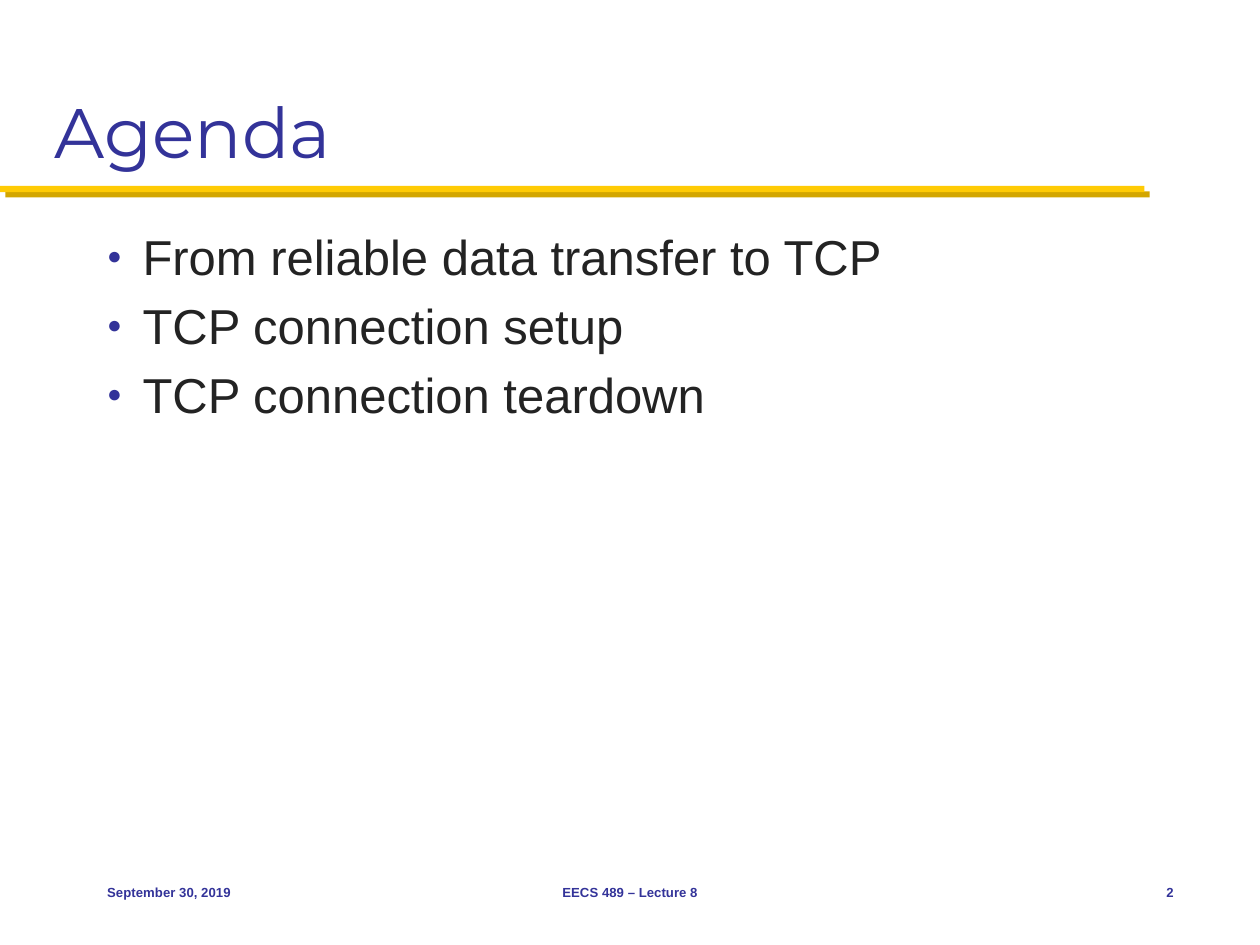
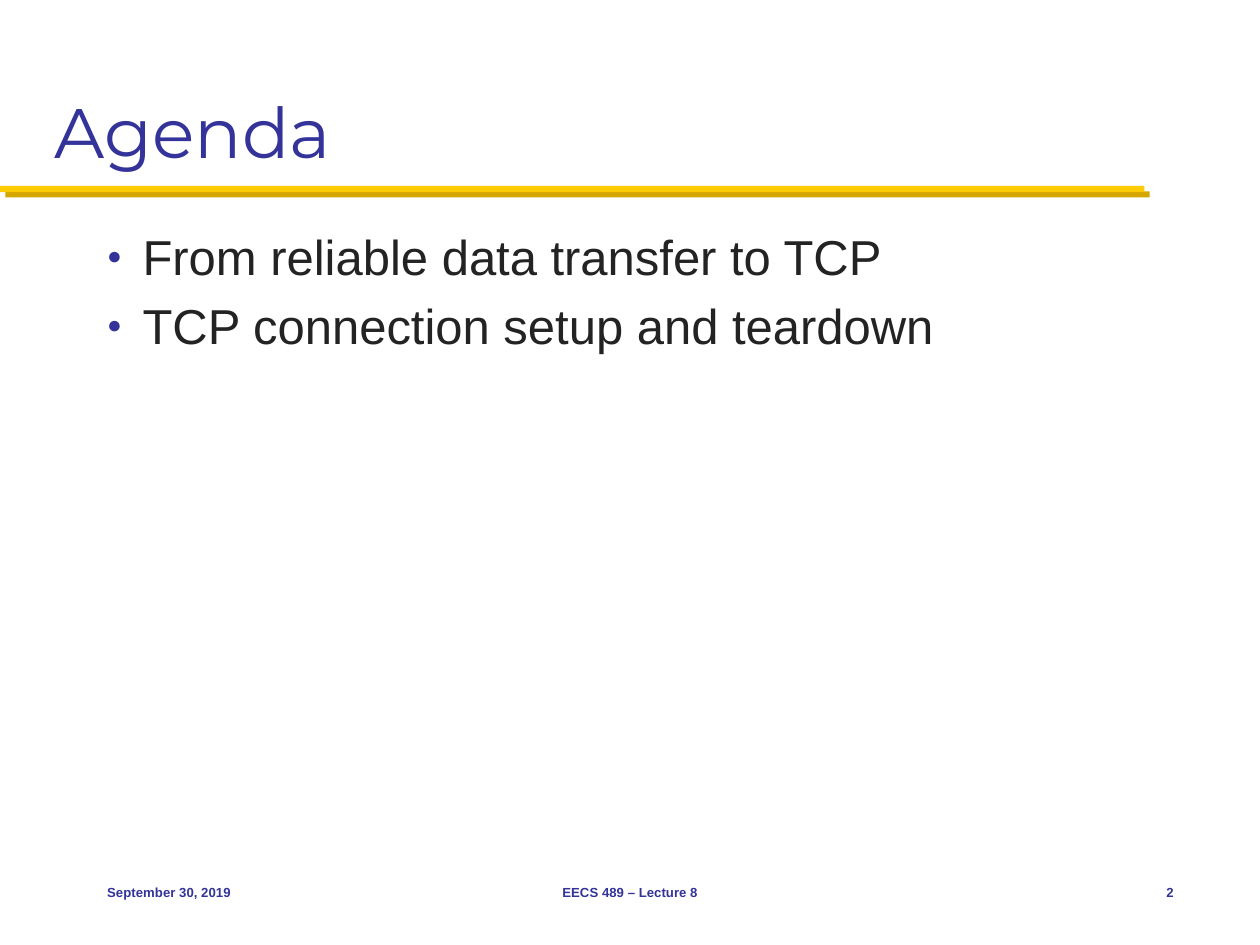
Before and after one commit to mosharaf/eecs489, a slide deck: slide 2 of Slides/093019.pptx. Drawn at 1260x945 pixels with LibreOffice and Linux fonts; fonts in the diff are those of the drawing. Boxes give left, top, right and bottom in pixels: in the first picture for what was removed or moved away, otherwise in the second. Text is boxed around its words. In the diff, an @@ line names an element or a change of style, - is before the commit and + after.

Commit message:
Tweaks to Sep 30 slides

```diff
--- a/Slides/093019.pptx
+++ b/Slides/093019.pptx
@@ text at (x1=143, y1=308, x2=933, y2=354): text changed @@
-● TCP connection setup
-● TCP connection teardown
+● TCP connection setup and teardown
```
Also in this commit, not shown: 1 slide removed, 1 other file.
